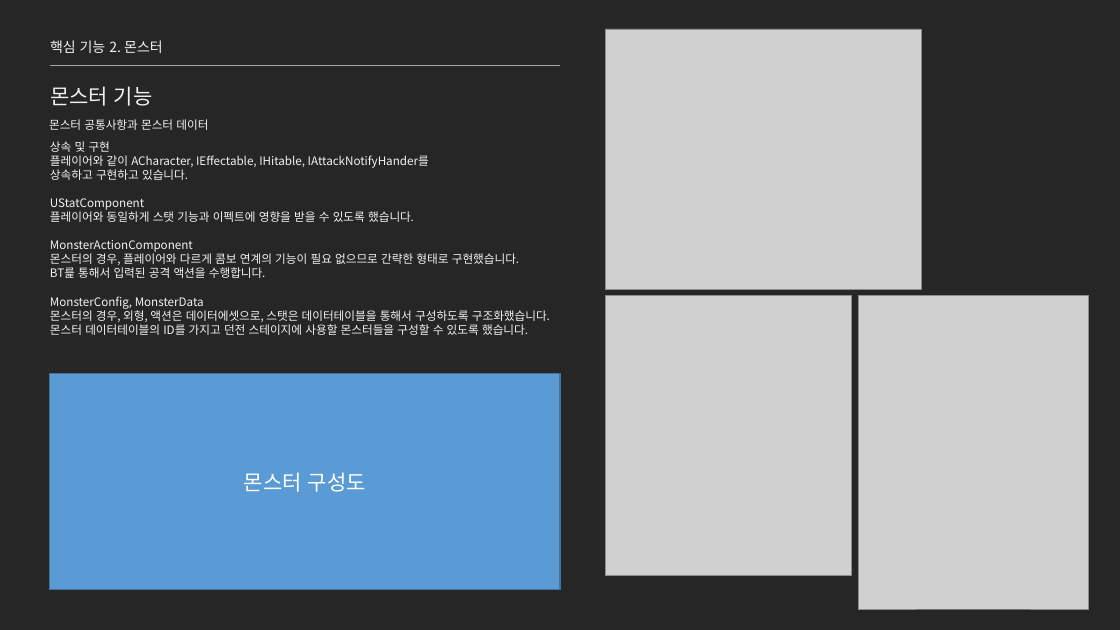
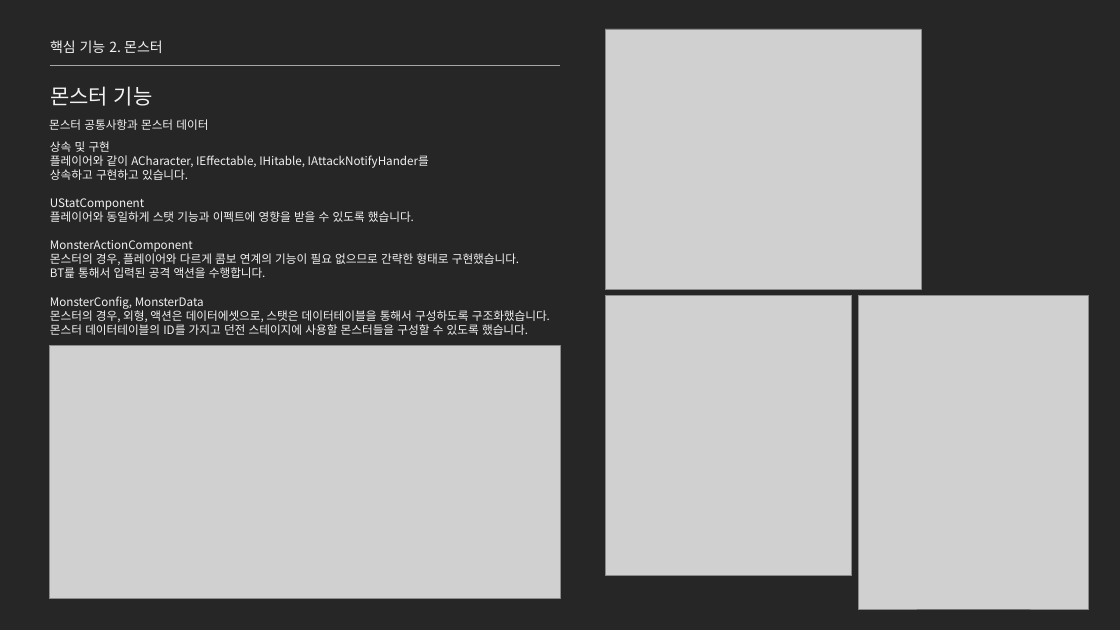
Before and after one commit to jhk0701/project-ARPGHunter, a slide deck: slide 17 of Docs/UnrealEngine_문서_김정환.pptx. Drawn at 1120x630 pixels with LibreOffice and Linux fonts; fonts in the diff are those of the drawing; grey boxes stand for pictures. Boxes give left, top, right and bottom in pixels: in the first picture for what was removed or moved away, otherwise in the second. Text is boxed around its words. In the diff, an @@ line names an element or a change of style, - is before the commit and + after.

```diff
--- a/Docs/UnrealEngine_문서_김정환.pptx
+++ b/Docs/UnrealEngine_문서_김정환.pptx
@@ picture added at [50,345,560,599] @@
@@ rectangle removed at [50,374,560,591] @@
-몬스터 구성도
```
Also in this commit, not shown: 15 other slides changed, 15 other files.
